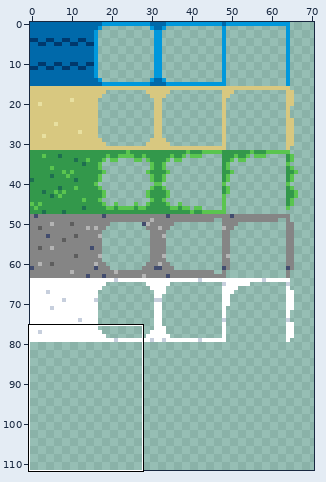
Pixel-art file: aseprite/tiles_biome.aseprite. Above, an overview of the earlier version with the close-up marked.
Close-up. Before the edit:
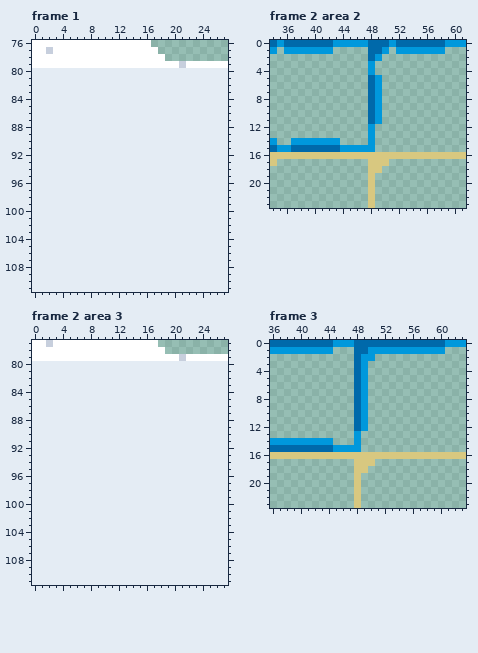
80x80 pixels, 4 frames. Shown: frame 1: x 0..27, y 76..111; frame 2 area 2: x 34..61, y 0..23; frame 2 area 3: x 0..27, y 77..111; frame 3: x 36..63, y 0..23. The old version is drawn lined up with the new one, on the new canvas. The wide view leaves out empty margins. The commit also changed other frames or places, which this record leaves out.
And afterwards:
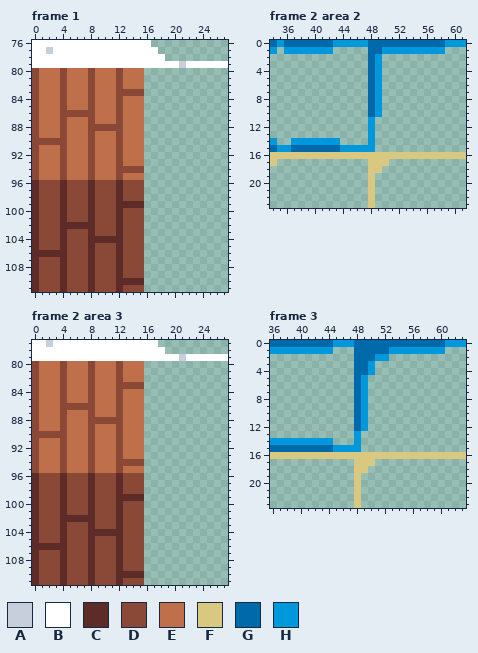
Palette (. is transparent): A #c7cfdd  B #ffffff  C #5d2c28  D #8a4836  E #bf6f4a  F #d8c880  G #0069aa  H #0098dc
Message: Biomes for parquet
Difference:
canvas 80x80 -> 80x112
Frame 1:
The author put colour C in rows 96 to 98 at x 0, 4, 8 and 12; in row 99 at x 0, 4, 8 and 12 to 15; in rows 100 to 101 at x 0, 4, 8 and 12; in row 102 at x 0, 4 to 8 and 12; in row 103 at x 0, 4, 8 and 12; in row 104 at x 0, 4 and 8 to 12.
The author put colour C in row 105 at x 0, 4, 8 and 12; in row 106 at x 0 to 4, 8 and 12; in rows 107 to 109 at x 0, 4, 8 and 12; in row 110 at x 0, 4, 8 and 12 to 15; in row 111 at x 0, 4, 8 and 12.
The author put colour D in rows 80 to 82 at x 0, 4, 8 and 12; in row 83 at x 0, 4, 8 and 12 to 15; in rows 84 to 85 at x 0, 4, 8 and 12; in row 86 at x 0, 4 to 8 and 12; in row 87 at x 0, 4, 8 and 12; in row 88 at x 0, 4 and 8 to 12.
The author put colour D in row 89 at x 0, 4, 8 and 12; in row 90 at x 0 to 4, 8 and 12; in rows 91 to 93 at x 0, 4, 8 and 12; in row 94 at x 0, 4, 8 and 12 to 15; in row 95 at x 0, 4, 8 and 12; in rows 96 to 98 at x 1 to 3, 5 to 7, 9 to 11 and 13 to 15.
The author put colour D in row 99 at x 1 to 3, 5 to 7 and 9 to 11; in rows 100 to 101 at x 1 to 3, 5 to 7, 9 to 11 and 13 to 15; in row 102 at x 1 to 3, 9 to 11 and 13 to 15; in row 103 at x 1 to 3, 5 to 7, 9 to 11 and 13 to 15; in row 104 at x 1 to 3, 5 to 7 and 13 to 15; in row 105 at x 1 to 3, 5 to 7, 9 to 11 and 13 to 15.
The author put colour D in row 106 at x 5 to 7, 9 to 11 and 13 to 15; in rows 107 to 109 at x 1 to 3, 5 to 7, 9 to 11 and 13 to 15; in row 110 at x 1 to 3, 5 to 7 and 9 to 11; in row 111 at x 1 to 3, 5 to 7, 9 to 11 and 13 to 15.
The author put colour E in rows 80 to 82 at x 1 to 3, 5 to 7, 9 to 11 and 13 to 15; in row 83 at x 1 to 3, 5 to 7 and 9 to 11; in rows 84 to 85 at x 1 to 3, 5 to 7, 9 to 11 and 13 to 15; in row 86 at x 1 to 3, 9 to 11 and 13 to 15; in row 87 at x 1 to 3, 5 to 7, 9 to 11 and 13 to 15; in row 88 at x 1 to 3, 5 to 7 and 13 to 15.
The author put colour E in row 89 at x 1 to 3, 5 to 7, 9 to 11 and 13 to 15; in row 90 at x 5 to 7, 9 to 11 and 13 to 15; in rows 91 to 93 at x 1 to 3, 5 to 7, 9 to 11 and 13 to 15; in row 94 at x 1 to 3, 5 to 7 and 9 to 11; in row 95 at x 1 to 3, 5 to 7, 9 to 11 and 13 to 15.
Frame 2 area 2:
Colour H becomes colour G in row 0 at x 51; in rows 3 to 4 at x 48.
The author put colour H in row 1 at x 51; in rows 3 to 4 at x 49.
Colour G becomes colour H in row 11 at x 48.
The author cleared colour H in row 11 at x 49.
Frame 2 area 3: the same change as frame 1
Frame 3:
Colour H becomes colour G in row 1 at x 50 to 52; in row 2 at x 49 to 50; in rows 3 to 4 at x 49.
The author put colour H in row 2 at x 51 to 52; in rows 3 to 4 at x 50.
